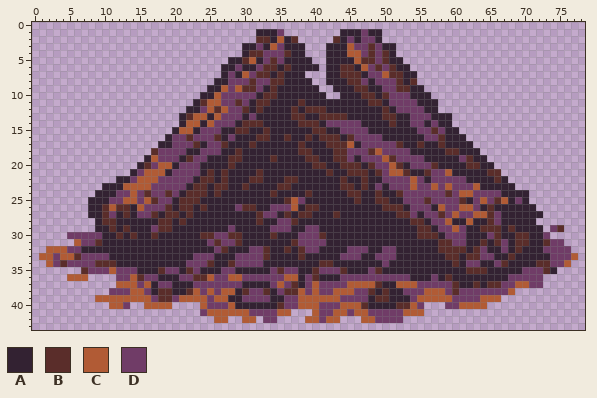
Two versions of one pixel-art file, Assets/Sprites/FirePit.aseprite. The picture above is the old version.
79x44 pixels, 1 frame.
Palette (. is transparent): A #332232  B #5a2d2a  C #b15b35  D #703c67
After:
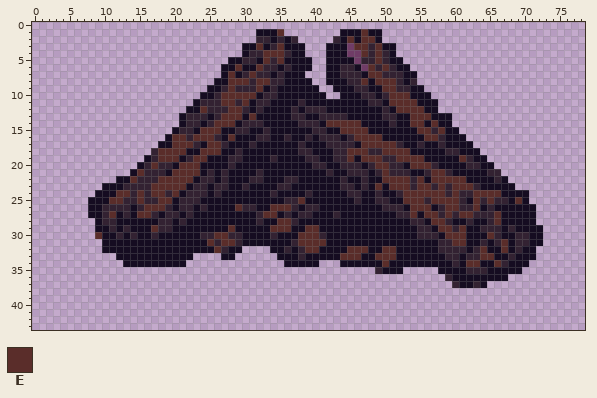
Colours new in this view: E #5a2d2a
Message: [Fix] Исправлено положение пивота FirePit.aseprite
Edits made:
colour A: #332232 -> #150c21
colour B: #5a2d2a -> #332232
Changed rows in their new state; - is a pixel that keeps its letter.
first column x 1:
 1 ----------------------------------E-----------E------------------------------
 2 ----------------------------------B---------E-EE-----------------------------
 3 -------------------------------E-BE---------DEE-E----------------------------
 4 --------------------------------EEE---------DDE-E----------------------------
 5 ------------------------------B-E-E----------D--E----------------------------
 6 ----------------------------E--E-------.------DE-E---------------------------
 7 ---------------------------E-BE----------------EEB---------------------------
 8 ---------------------------EEE-EE-------------E-EEE--------------------------
 9 --------------------------BEB--E-----------------EE--------------------------
10 -------------------------BEEEEE-------------------EEE------------------------
11 ------------------------BBEE-E--------------------EEEE-----------------------
12 -----------------------EB-BEE----------------------EEEE----------------------
13 ----------------------BB-BEEE-E----------------------EEE---------------------
14 ---------------------BB-BEEE-------------EEEEE-------EE-E--------------------
15 --------------------BB-EEE-----------------EEEE-------EE-E-------------------
16 -------------------EE-EEE--E-----------------EEEE------EE--------------------
17 -------------------EEE--EE------------------B-EEEEE--------------------------
18 -----------------EEEE--EEE------------------EEE-BEEEE------------------------
19 ----------------BEEE--EE--------------------E-EEEB-EEEE-----E----------------
20 ----------------EBB-EEE-------------------------EEB--EEE---------------------
21 --------------EBBB-EEEE--------------------------EBB----EEB------------------
22 -------------EBBBEEEEE---------------------------EEEEBE-EEEEE----------------
23 ------------BBBBEEEEE---------------------------E-EEEBEEBEBEEEB--------------
24 -----------EEBE-EE-E--------------------------------EEEEEE-EBBEEEE-----------
25 ----------EEBBEB-EE-----------------BE--------------EEE-EEEE--EBE-B-E--------
26 ----------B---BEEE----------E----EEEB----------------EEE-BEEBBE--------------
27 ----------E---EE----------------EE-------------------E-EE-EBEEBB-E-----.-----
28 ----------------------------------EE--------------------EEB--B---E-----------
29 ----------------E----------E-----EEE--EE-----------------EEBE------------..--
30 ----....E----------------EE----------EEE------------------EEE---E-------.----
31 -----....---------------E-EE---------EEEE------------------EE-----E-----...--
32 -........----------------E---....-----EE----EEE--EE------------E--E----.....-
33 ...........-----------....--......---------EEE--EEE------------EE------......
34 -...........---------..............-----...------E-----------EE--E----......-
35 ------..........................................----.....------------.....---
36 ----...----...............................................---------.....-----
37 -----------................................................-----........-----
38 ----------..........................................................---------
39 --------..........................................................-----------
40 ----------...--....----................................---......-------------
41 -----------------------.............---................----------------------
42 -------------------------..--..-..----.....---......-------------------------
Boxes around the changes in both pictures, in picture pixels (x1, y1, x2, y2):
changed: (39, 29, 578, 323)
